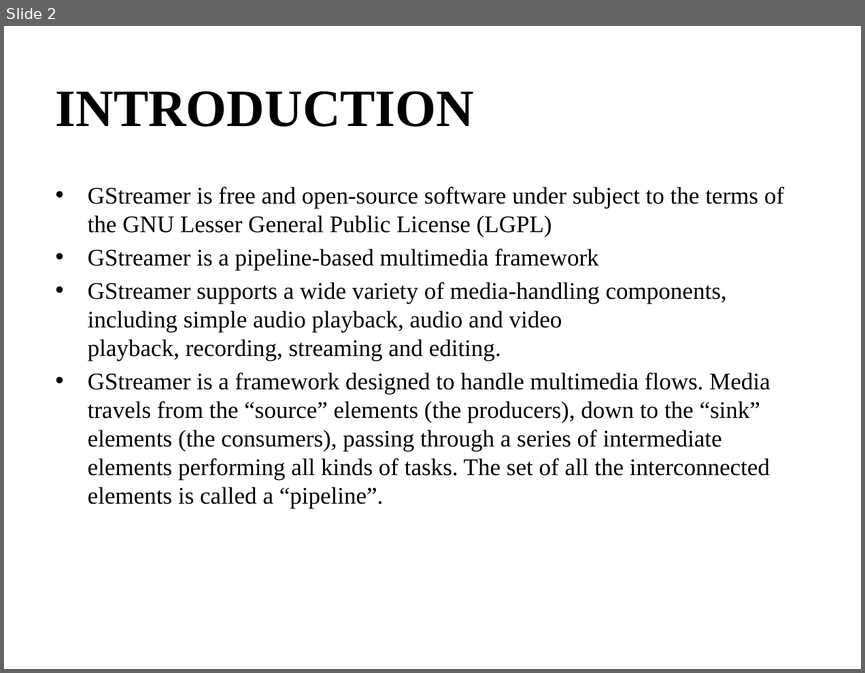
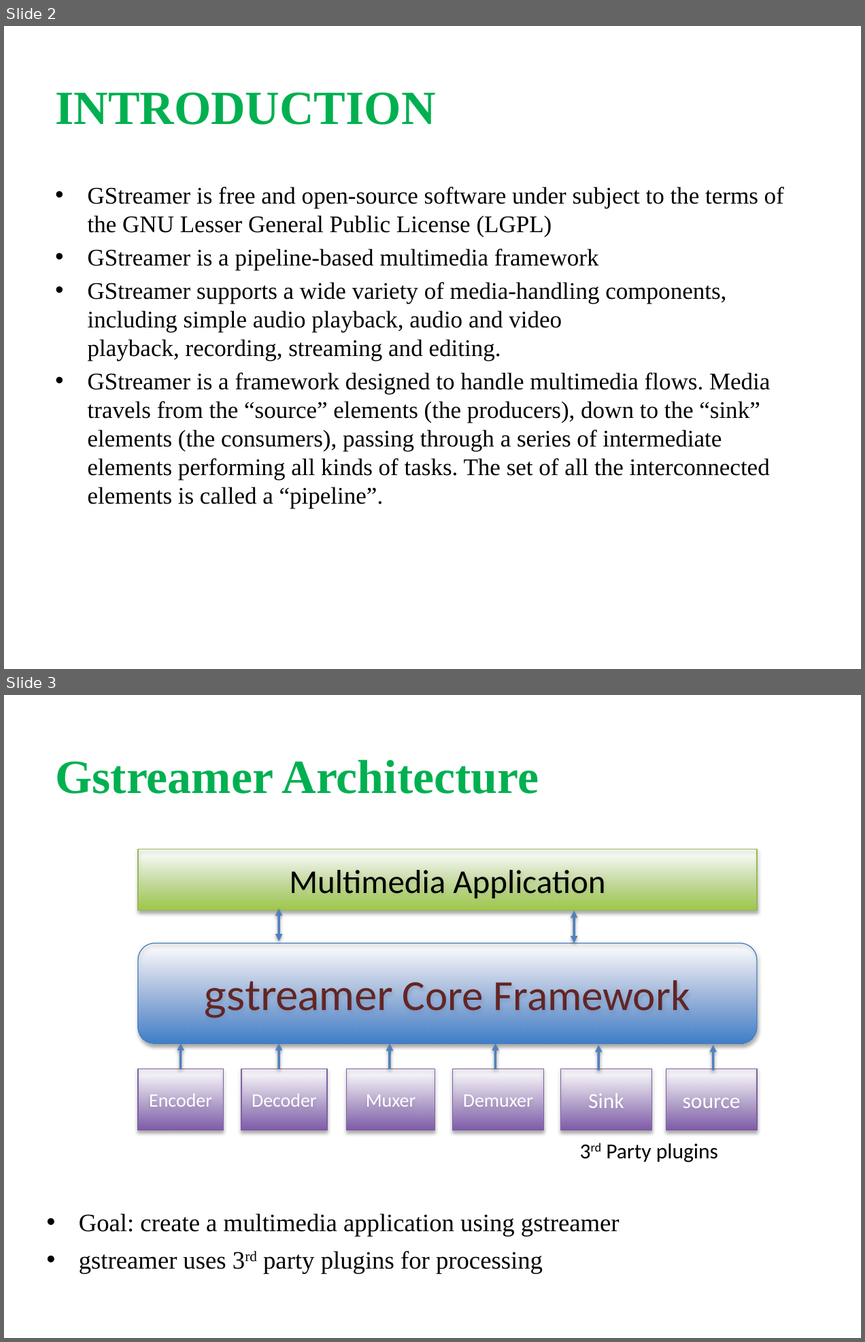
Before and after one commit to shashikala-katthi/TSHtraining, a slide deck: Video/Docs/Gstreamer.pptx. Shown one above the other, each under a label of ours: slide 2 before the commit, slides 2 and 3 after it. The pictures are 865x673 and 865x1342 pixels, drawn with LibreOffice and Linux fonts; fonts in the diff are those of the drawing. Boxes give left, top, right and bottom in pixels: in the first picture for what was removed or moved away, otherwise in the second. Text is boxed around its words. In the diff, an @@ line names an element or a change of style, - is before the commit and + after.

```diff
--- a/Video/Docs/Gstreamer.pptx
+++ b/Video/Docs/Gstreamer.pptx
@@ slide 3 added at (4,695,861,1338), background #FFFFFF @@
@@ text added at (55,760,539,794), 40 pt, text #00B050, bold @@
+Gstreamer Architecture
@@ rectangle added at (138,849,756,911), fill gradient #9FC949 to #D9FFA4, outline #98B855 0.75 pt, 28 pt, text #000000 @@
+Multimedia Application
@@ freeform shape added at (279,909,279,941), outline #4F81BD 2 pt @@
@@ freeform shape added at (574,910,574,943), outline #4F81BD 2 pt @@
@@ rounded rectangle added at (138,943,756,1043), fill gradient #3E7FCC to #A4C1FF, outline #4A7EBB 0.75 pt, 36 pt, text #632523 @@
+gstreamer Core Framework
@@ freeform shape added at (181,1043,181,1068), outline #4F81BD 2 pt @@
@@ freeform shape added at (279,1043,279,1068), outline #4F81BD 2 pt @@
@@ freeform shape added at (390,1044,390,1070), outline #4F81BD 2 pt @@
@@ freeform shape added at (495,1043,495,1068), outline #4F81BD 2 pt @@
@@ freeform shape added at (598,1045,598,1070), outline #4F81BD 2 pt @@
@@ freeform shape added at (713,1045,713,1070), outline #4F81BD 2 pt @@
@@ rectangle added at (138,1068,222,1130), fill gradient #7E5AAA to #C7AEED, outline #7D5FA0 0.75 pt, 16 pt, text #FFFFFF @@
+Encoder
@@ rectangle added at (241,1068,327,1130), fill gradient #7E5AAA to #C7AEED, outline #7D5FA0 0.75 pt, 16 pt, text #FFFFFF @@
+Decoder
@@ rectangle added at (347,1068,435,1130), fill gradient #7E5AAA to #C7AEED, outline #7D5FA0 0.75 pt, 16 pt, text #FFFFFF @@
+Muxer
@@ rectangle added at (453,1068,544,1130), fill gradient #7E5AAA to #C7AEED, outline #7D5FA0 0.75 pt, 16 pt, text #FFFFFF @@
+Demuxer
@@ rectangle added at (561,1068,652,1130), fill gradient #7E5AAA to #C7AEED, outline #7D5FA0 0.75 pt, 18 pt, text #FFFFFF @@
+Sink
@@ rectangle added at (666,1068,757,1130), fill gradient #7E5AAA to #C7AEED, outline #7D5FA0 0.75 pt, 18 pt, text #FFFFFF @@
+source
@@ text added at (606,1143,718,1162), 18 pt, text #000000 @@
+3rd Party plugins
@@ text added at (79,1213,619,1274), 21 pt, text #000000 @@
+• Goal: create a multimedia application using gstreamer
+• gstreamer uses 3rd party plugins for processing
@@ slide 2 changed as well @@
@@ text "INTRODUCTION" at (55,92,435,125): size 44 to 40 pt, text colour #000000 to #00B050 @@
@@ text "GStreamer is free and open-source ..." at (88,186,784,509): indent changed @@
```
Also in this commit, not shown: 19 other slides changed, 6 other slides added.
